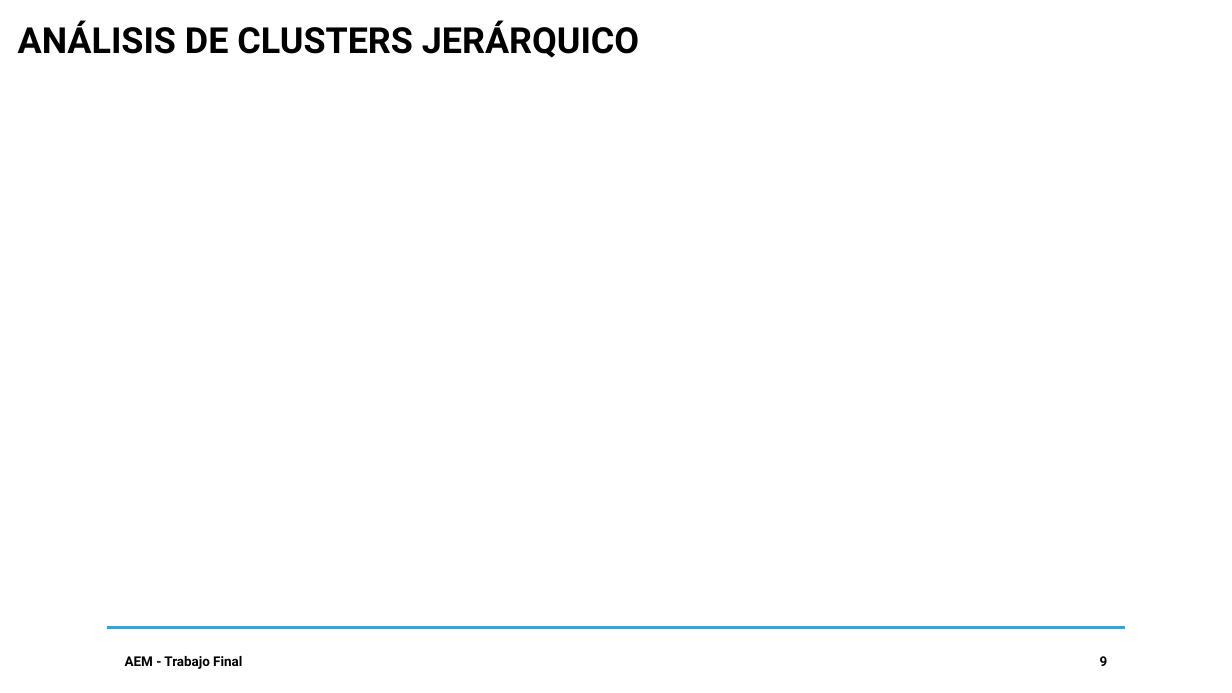
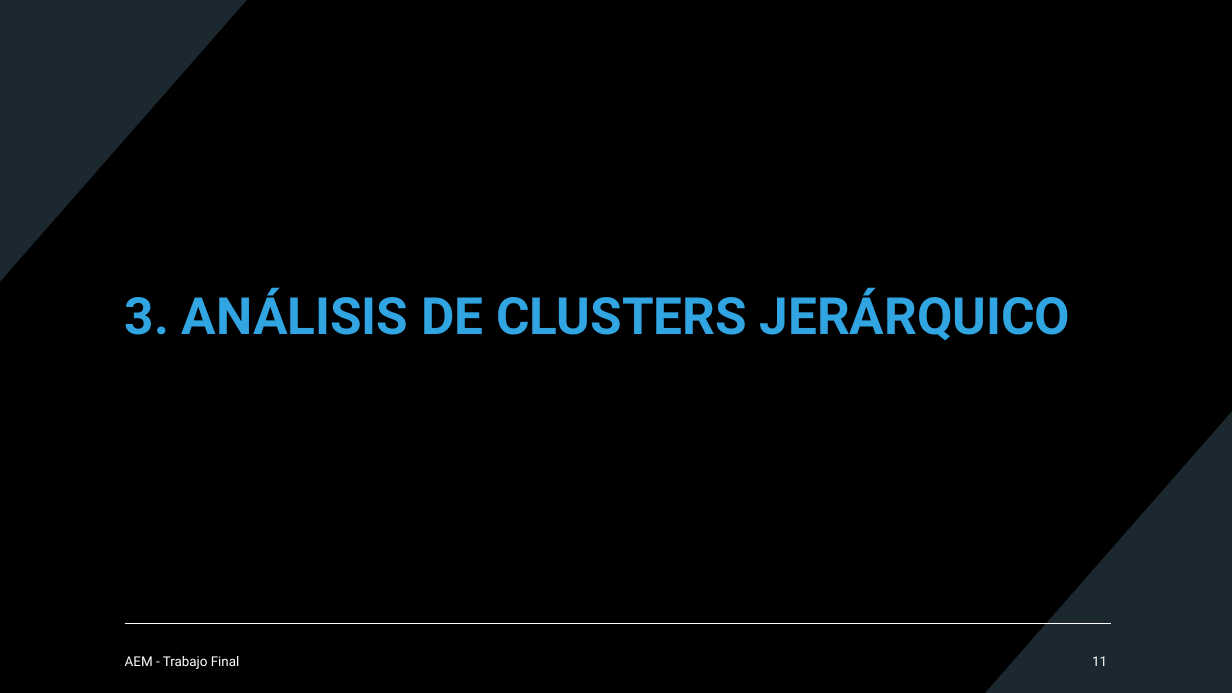
Before and after one commit to DavidGuzzi/MECMT04, a slide deck: slide 11 of AEM PPT 20240930.pptx (slide 9 before the commit). Drawn at 1232x693 pixels with LibreOffice and Linux fonts; fonts in the diff are those of the drawing. Boxes give left, top, right and bottom in pixels: in the first picture for what was removed or moved away, otherwise in the second. Text is boxed around its words. In the diff, an @@ line names an element or a change of style, - is before the commit and + after.

```diff
--- a/AEM PPT 20240930.pptx
+++ b/AEM PPT 20240930.pptx
@@ background #FFFFFF to #000000 @@
@@ freeform shape added at (0, 0, 247, 282), fill #1B2830 @@
@@ title "3. ANÁLISIS DE CLUSTERS JERÁRQUICO" at (125, 287, 1071, 341): vertical alignment top to middle @@
@@ title at (125, 287, 1071, 341): text changed; size 28 to 40 pt; text colour #000000 to #31A4E2 @@
-ANÁLISIS DE CLUSTERS JERÁRQUICO
+3. ANÁLISIS DE CLUSTERS JERÁRQUICO
@@ freeform shape added at (985, 411, 1232, 693), fill #1B2830 @@
@@ line removed from (106, 628) to (1126, 628) @@
@@ line added from (125, 624) to (1111, 624), #FFFFFF 1 pt @@
@@ text "AEM - Trabajo Final" at (125, 656, 240, 669): text colour #000000 to #FFFFFF, bold off @@
@@ page number at (1092, 656, 1107, 666): text changed; text colour #000000 to #FFFFFF; bold off @@
-9
+11
```
Also in this commit, not shown: 9 other slides changed, 6 slides added, 1 slide removed, 4 other files.
